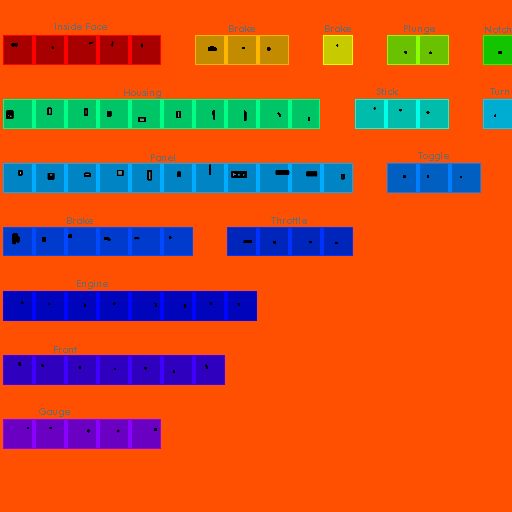
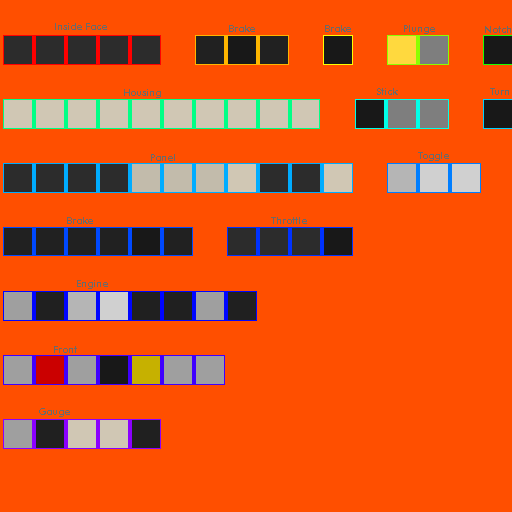
Revision of a layered 512 x 512 image; what changed, layer by layer:
hid "texture4.png" over <box>6,41,502,433</box>
painted on "template4" over <box>4,36,512,448</box>
